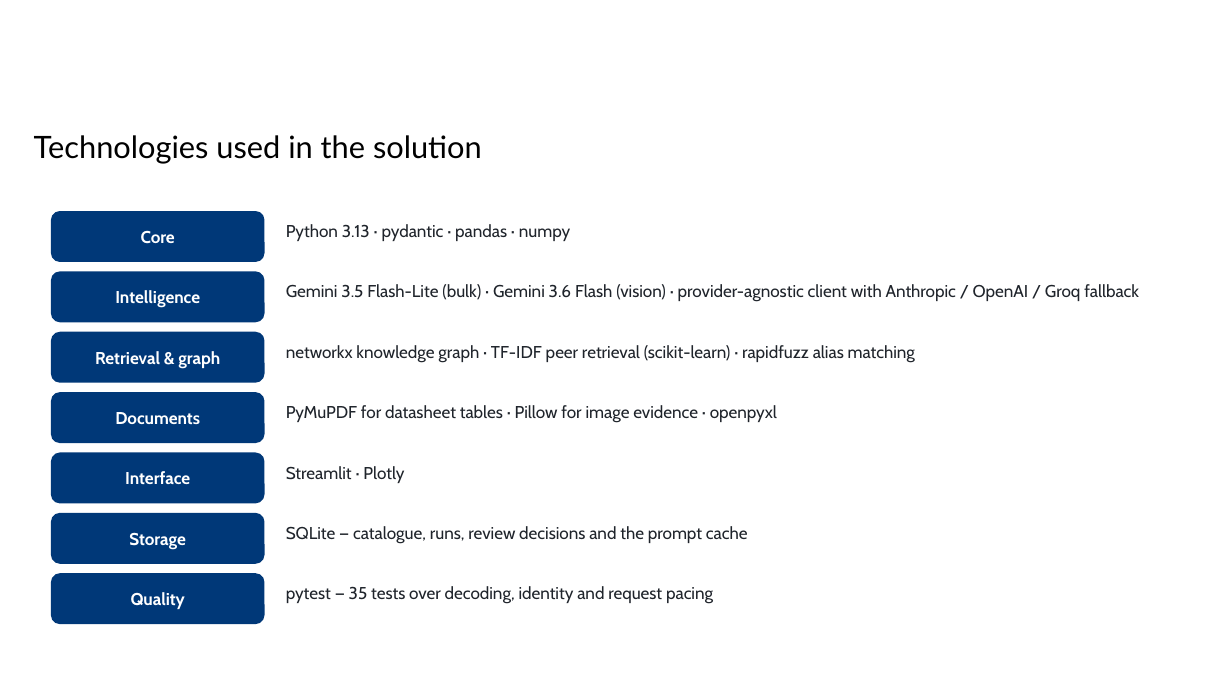
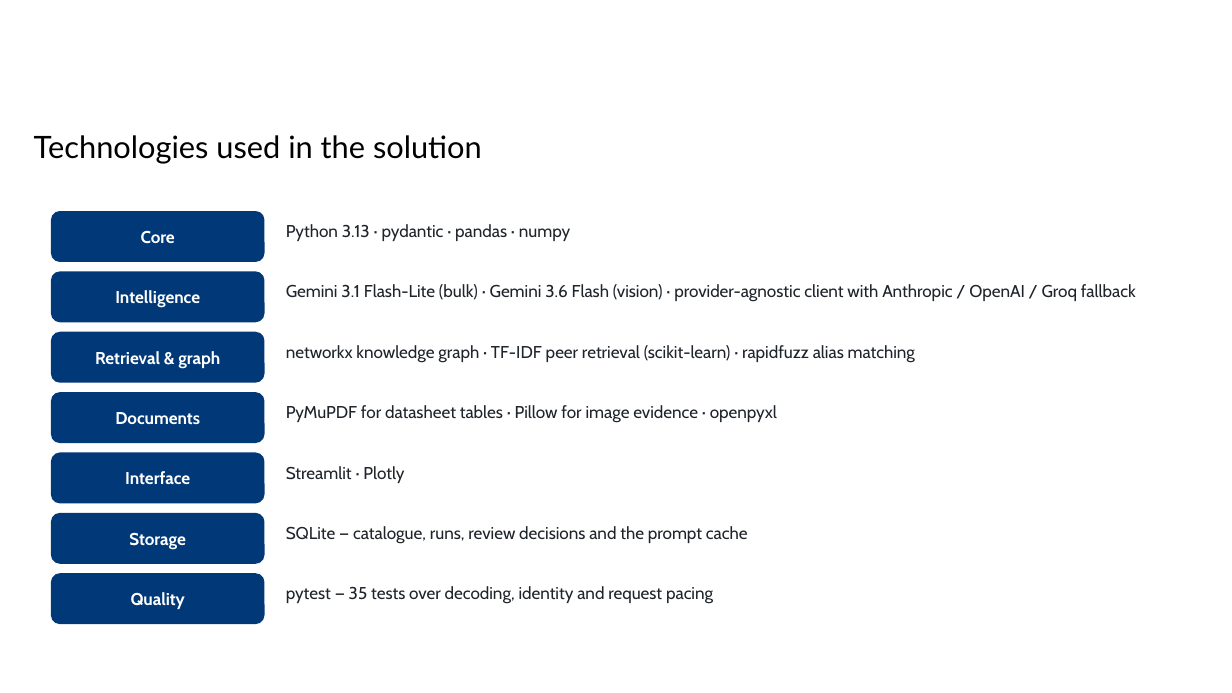
Before and after one commit to ishaan-sandhwar/product-intelligence-engine, a slide deck: slide 8 of UniHack_Prototype_Deck.pptx (slide 10 before the commit). Drawn at 1232x693 pixels with LibreOffice and Linux fonts; fonts in the diff are those of the drawing; background and template pictures are left out. Boxes give left, top, right and bottom in pixels: in the first picture for what was removed or moved away, otherwise in the second. Text is boxed around its words. In the diff, an @@ line names an element or a change of style, - is before the commit and + after.

```diff
--- a/UniHack_Prototype_Deck.pptx
+++ b/UniHack_Prototype_Deck.pptx
@@ text at (286,284,1136,302): text changed @@
-Gemini 3.5 Flash-Lite (bulk) · Gemini 3.6 Flash (vision) · provider-agnostic client with Anthropic / OpenAI / Groq fallback
+Gemini 3.1 Flash-Lite (bulk) · Gemini 3.6 Flash (vision) · provider-agnostic client with Anthropic / OpenAI / Groq fallback
```
Also in this commit, not shown: 4 other slides changed, 2 slides removed, 13 other files.
